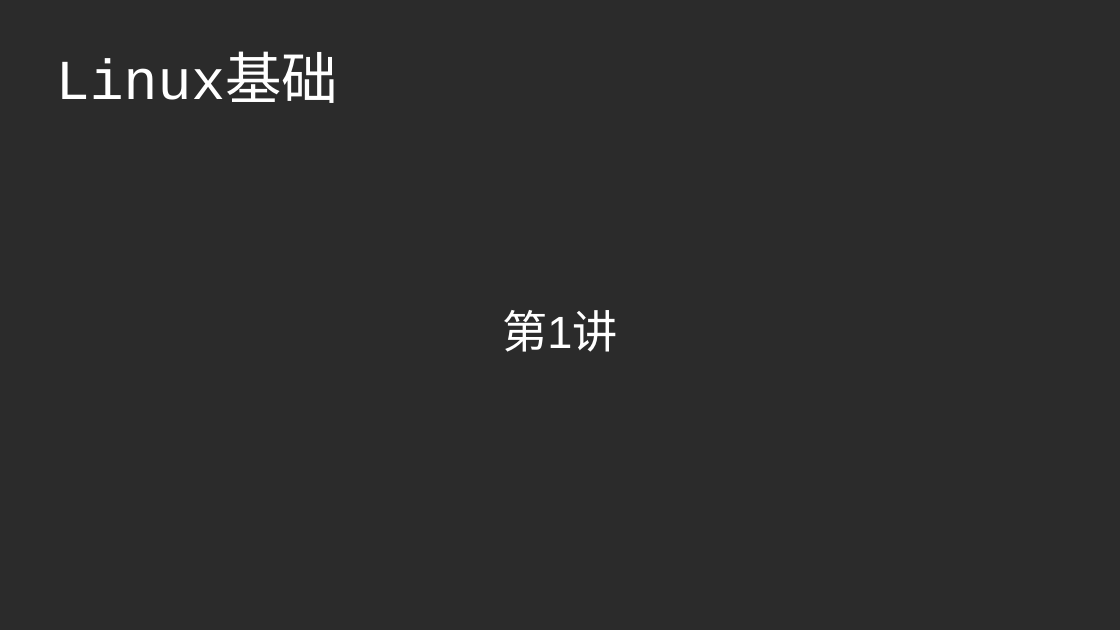
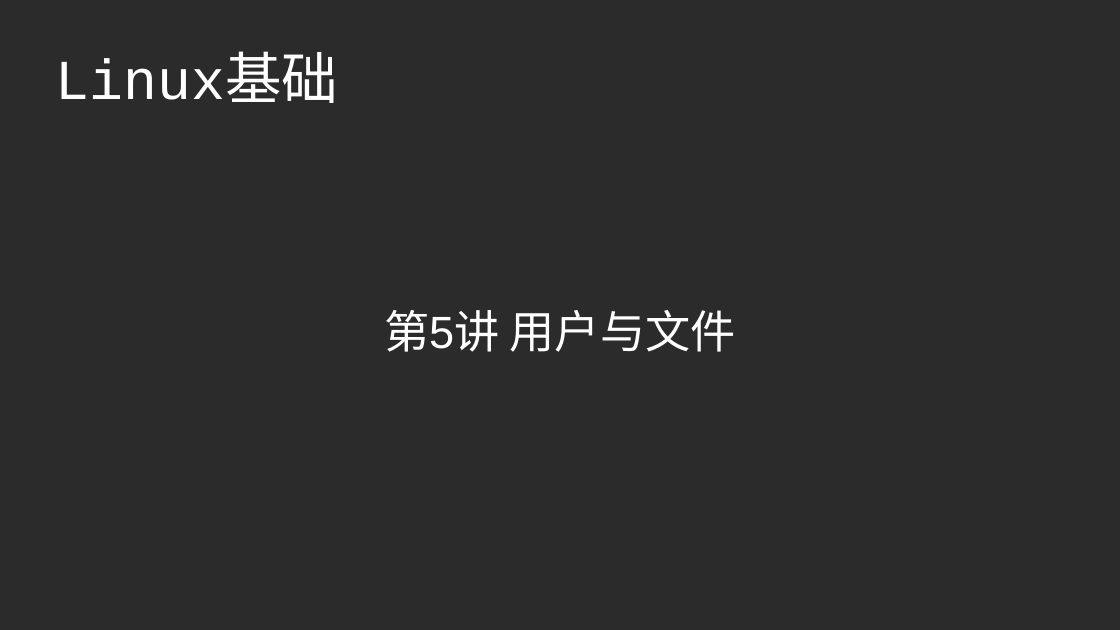
Before and after one commit to master-genius/linux-system, a slide deck: slide 1 of ch05/ch05-用户与文件.odp. Drawn at 1120x630 pixels with LibreOffice and Linux fonts; fonts in the diff are those of the drawing; background and template pictures are left out; a plain dark background stands for a picture behind light text. Boxes give left, top, right and bottom in pixels: in the first picture for what was removed or moved away, otherwise in the second. Text is boxed around its words. In the diff, an @@ line names an element or a change of style, - is before the commit and + after.

```diff
--- a/ch05/ch05-用户与文件.odp
+++ b/ch05/ch05-用户与文件.odp
@@ subtitle at [384, 310, 736, 352]: text changed @@
-第1讲
+第5讲 用户与文件
```
Also in this commit, not shown: 23 slides added, 1 slide removed, 6 other files.
